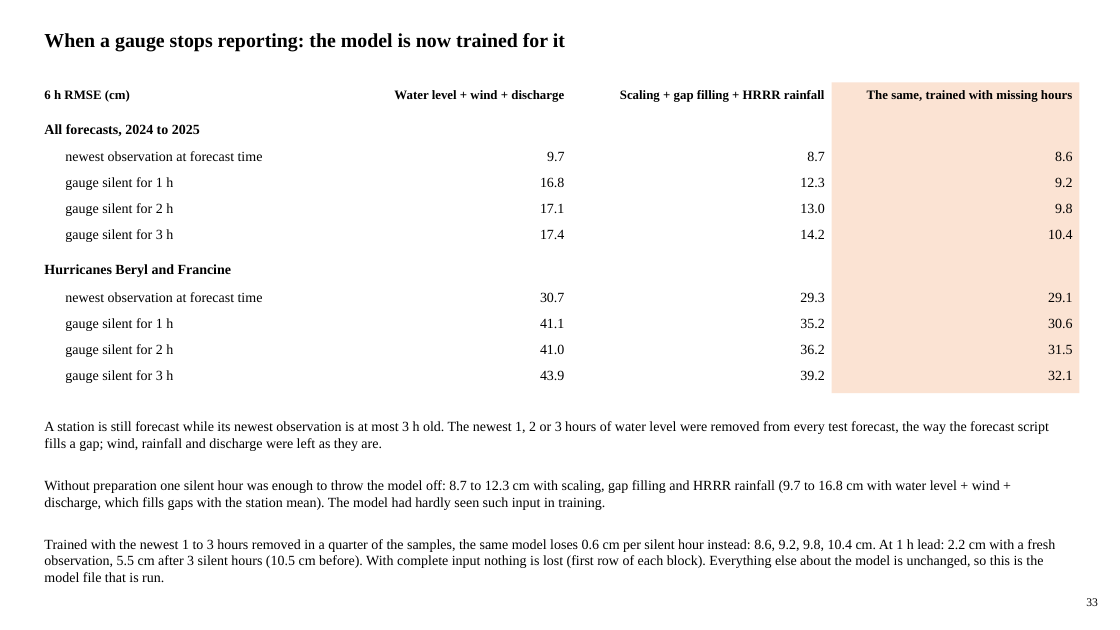
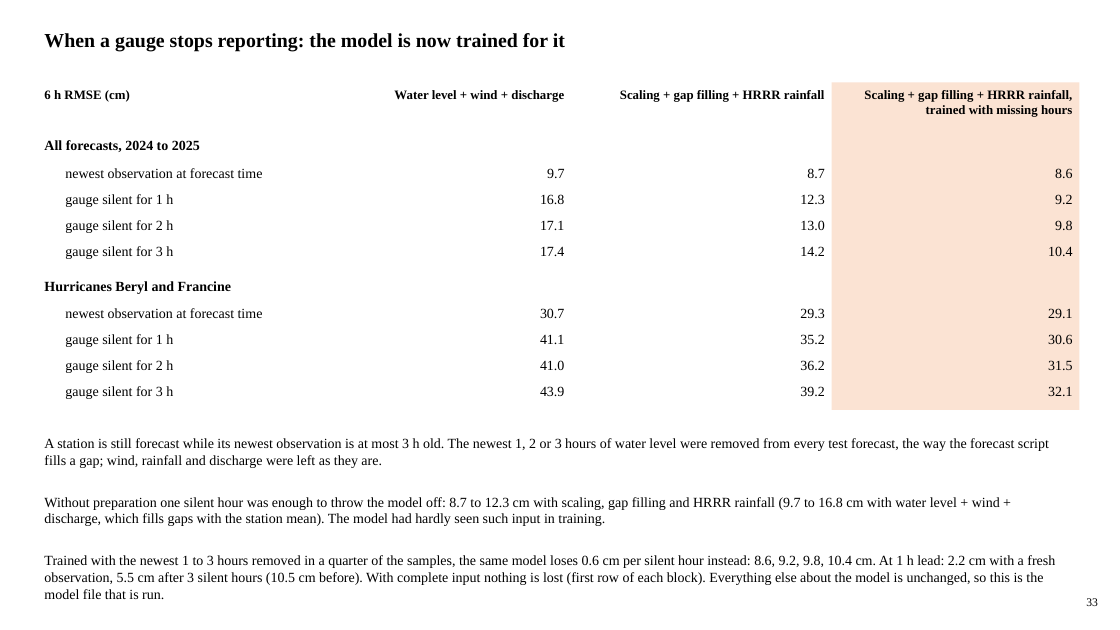
Before and after one commit to LaurenW1997/subdomainLSTM, a slide deck: slide 33 of deliverables/17_versions/version_comparison.pptx. Drawn at 1120x630 pixels with LibreOffice and Linux fonts; fonts in the diff are those of the drawing. Boxes give left, top, right and bottom in pixels: in the first picture for what was removed or moved away, otherwise in the second. Text is boxed around its words. In the diff, an @@ line names an element or a change of style, - is before the commit and + after.

```diff
--- a/deliverables/17_versions/version_comparison.pptx
+++ b/deliverables/17_versions/version_comparison.pptx
@@ rectangle resized from (x1=832, y1=82, x2=1080, y2=393) to (x1=832, y1=82, x2=1080, y2=410) @@
@@ text at (x1=864, y1=90, x2=1072, y2=117): text changed @@
-The same, trained with missing hours
+Scaling + gap filling + HRRR rainfall,
+trained with missing hours
@@ 35 texts moved together from (x1=44, y1=124, x2=1072, y2=582) to (x1=44, y1=140, x2=1072, y2=599) @@
```
Also in this commit, not shown: 3 other slides changed, 29 other files.
